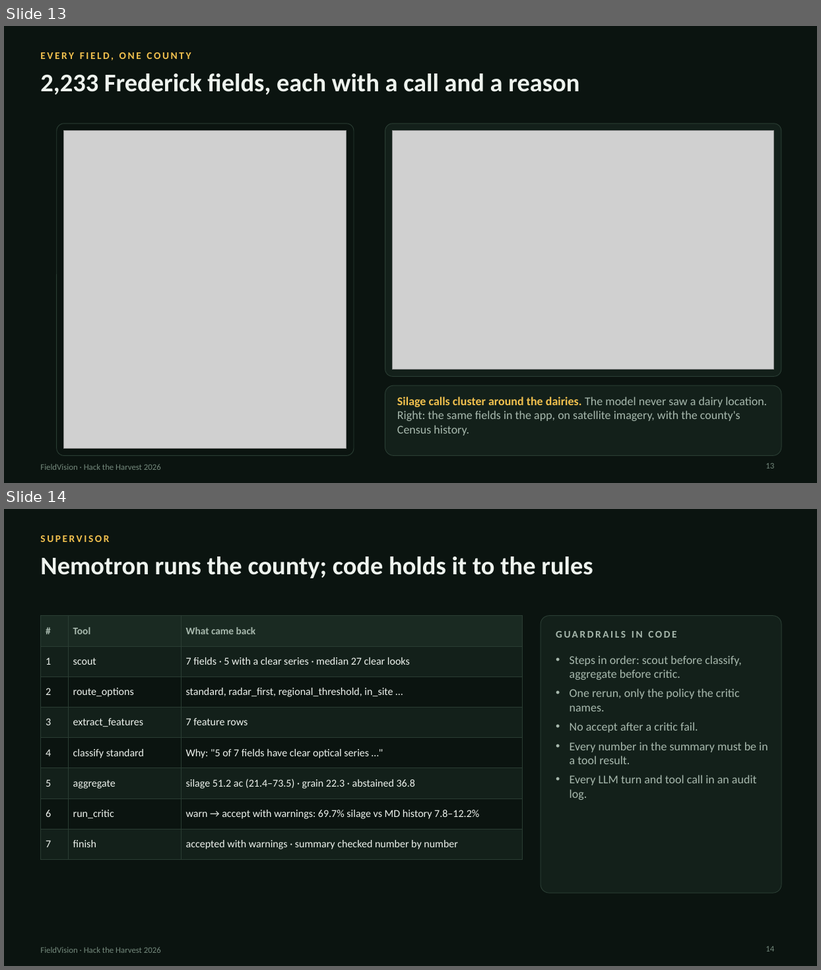
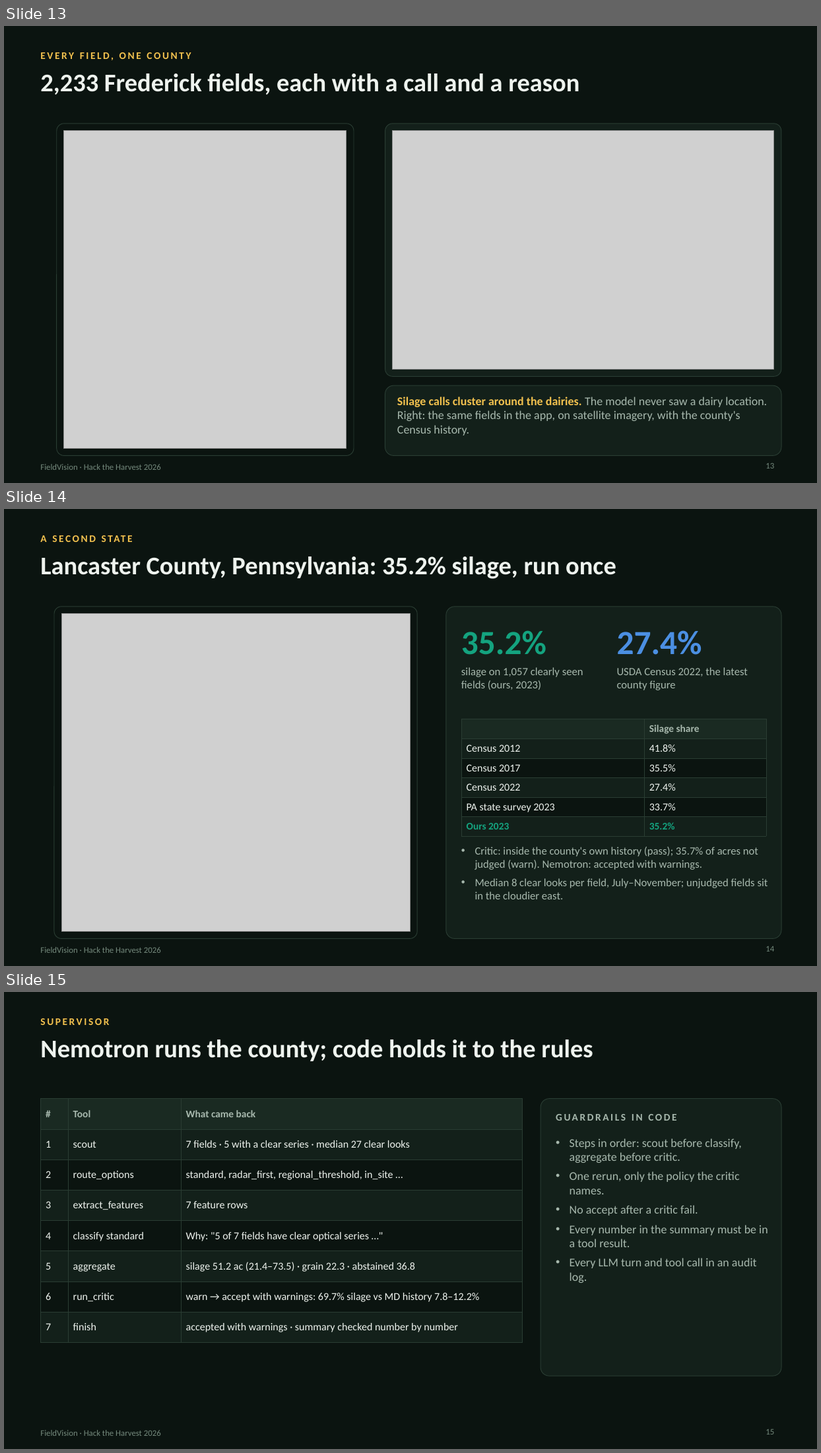
Before and after one commit to ChenSiyun1234/FieldVision, a slide deck: handoff/presentation/FieldVision_results.pptx. Shown one above the other, each under a label of ours: slides 13 and 14 before the commit, slides 13, 14 and 15 after it. The pictures are 821x970 and 821x1453 pixels, drawn with LibreOffice and Linux fonts; fonts in the diff are those of the drawing; grey boxes stand for pictures. Boxes give left, top, right and bottom in pixels: in the first picture for what was removed or moved away, otherwise in the second. Text is boxed around its words. In the diff, an @@ line names an element or a change of style, - is before the commit and + after.

Commit message:
Add Pennsylvania: Lancaster County 2023, run through the pipeline
The team's Colab extraction for Lancaster County (42071) arrived truncated
on the workspace; the complete entries (field outlines and the 6-band
Sentinel-2 series, 3,694 fields) were recovered and converted with the
new scripts/colab_to_county.py. B02, B03, B06 and B07 are filled from
neighbouring bands only so the loader accepts the table; they feed EVI,
PSRI and brightness features the final model does not use. The converted
folder carries a PROVENANCE.md saying so (county data stays out of git).

Run once, nothing tuned: 35.2% silage on 1,057 clearly seen fields
against 27.4% in the 2022 Census (the latest county figure); the critic
passes it against the county's history and warns that 35.7% of acres
were not judged. Nemotron: accepted with warnings.

The result is in handoff/results/agents/lancaster_2023_county_check.json
and shows on the dashboard, Pennsylvania's state panel and the US map;
the deck gains a Lancaster slide and Lancaster on the county chart
(23 slides).

```diff
--- a/handoff/presentation/FieldVision_results.pptx
+++ b/handoff/presentation/FieldVision_results.pptx
@@ slide 14 added at bbox=[4, 509, 817, 966], background #0B1410; not listed: 1 template element that a slide beside it also shows @@
@@ text added at bbox=[40, 535, 46, 542], 12 pt, text #F2C14E, bold @@
+A SECOND STATE
@@ title added at bbox=[40, 557, 616, 579], 30 pt, text #EEF3EE, bold @@
+Lancaster County, Pennsylvania: 35.2% silage, run once
@@ rounded rectangle added at bbox=[54, 607, 417, 939], fill #0B1410, outline #2A3D33 0.75 pt @@
@@ rounded rectangle added at bbox=[446, 607, 781, 939], fill #13201A, outline #2A3D33 0.75 pt @@
@@ picture added at bbox=[61, 614, 410, 931] @@
@@ text added at bbox=[461, 630, 547, 655], 40 pt, text #14A37F, bold @@
+35.2%
@@ text added at bbox=[617, 630, 702, 655], 40 pt, text #4B8FE2, bold @@
+27.4%
@@ text added at bbox=[461, 667, 583, 690], 13 pt, text #A7B8AD @@
+silage on 1,057 clearly seen fields (ours, 2023)
@@ text added at bbox=[617, 667, 748, 691], 13 pt, text #A7B8AD @@
+USDA Census 2022, the latest county figure
@@ table added at bbox=[461, 720, 766, 832], 6 rows, 2 columns @@
+ | Silage share
+Census 2012 | 41.8%
+Census 2017 | 35.5%
+Census 2022 | 27.4%
+PA state survey 2023 | 33.7%
+Ours 2023 | 35.2%
@@ text added at bbox=[475, 847, 768, 900], 13 pt, text #A7B8AD @@
+• Critic: inside the county's own history (pass); 35.7% of acres not judged (warn). Nemotron: accepted with warnings.
+• Median 8 clear looks per field, July–November; unjudged fields sit in the cloudier east.
@@ page number added at bbox=[766, 947, 774, 952], 10 pt, text #73887B @@
+14
@@ what was slide 14 is now slide 15 @@
@@ page number at bbox=[766, 1430, 774, 1435]: text changed @@
-14
+15
```
Also in this commit, not shown: 1 slide changed, 12 other files.
